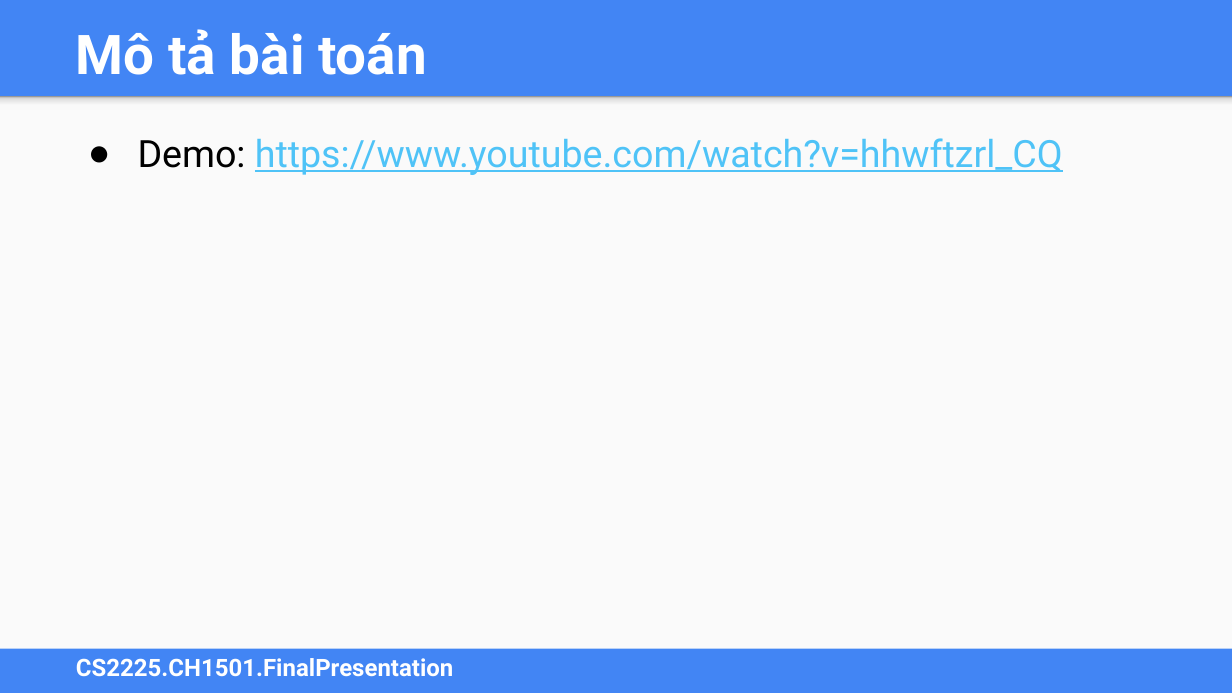
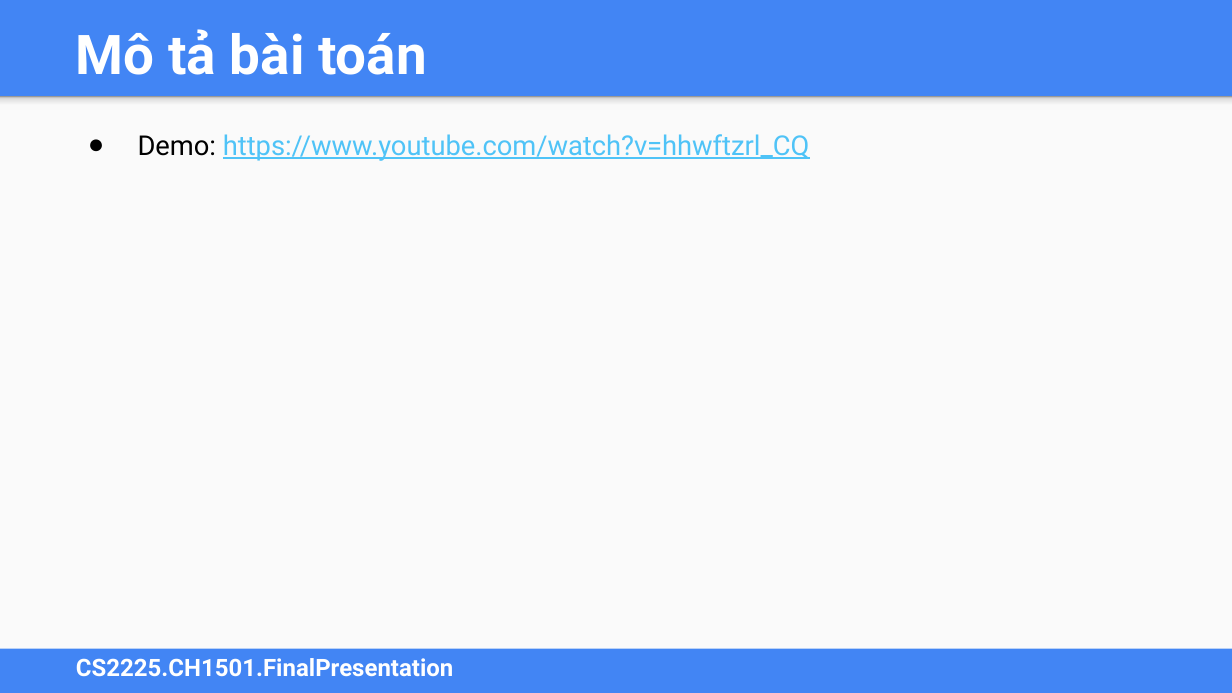
Before and after one commit to MaiNga-uit/CS2225.CH1507, a slide deck: slide 6 of CS2225.BaoCaoCuoiKy.pptx. Drawn at 1232x693 pixels with LibreOffice and Linux fonts; fonts in the diff are those of the drawing. Boxes give left, top, right and bottom in pixels: in the first picture for what was removed or moved away, otherwise in the second. Text is boxed around its words. In the diff, an @@ line names an element or a change of style, - is before the commit and + after.

```diff
--- a/CS2225.BaoCaoCuoiKy.pptx
+++ b/CS2225.BaoCaoCuoiKy.pptx
@@ text "Demo: https://www.youtube.com/watch?v=hhwftzrl_CQ" at bbox=[138, 134, 810, 161]: size 22 to 16 pt @@
```
Also in this commit, not shown: 5 other slides changed, 3 slides added.
